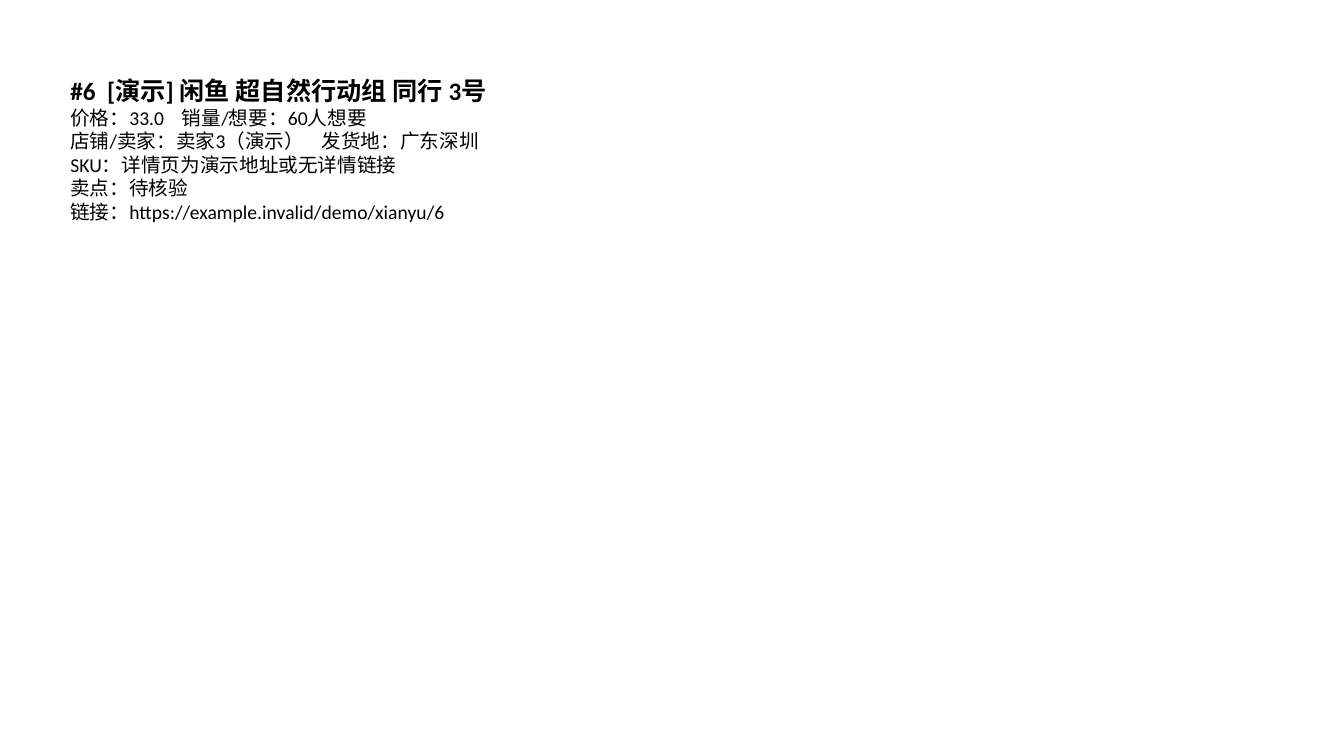
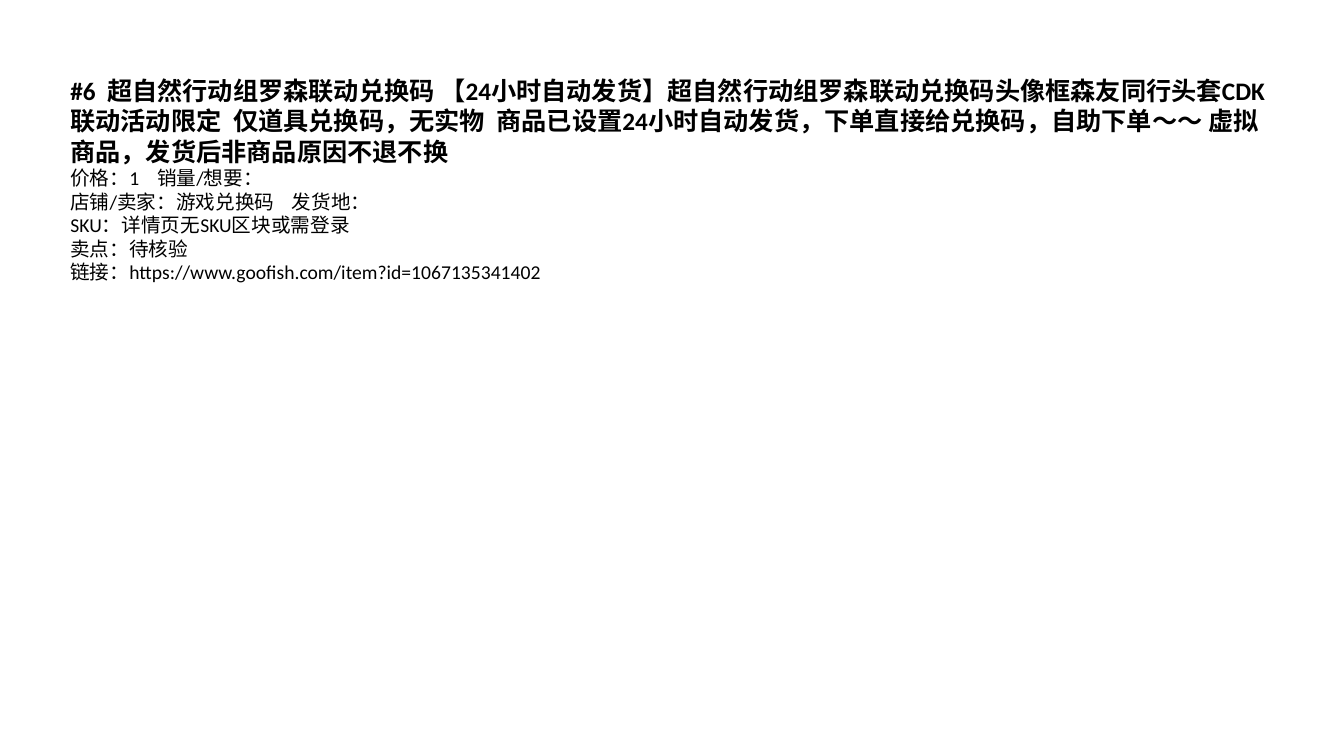
Before and after one commit to 02zhuniu-ship-it/-, a slide deck: slide 7 of archive/2026-09-30/xianyu/PPT报告/闲鱼同行爆款分析-2026-09-30.pptx. Drawn at 1344x756 pixels with LibreOffice and Linux fonts; fonts in the diff are those of the drawing. Boxes give left, top, right and bottom in pixels: in the first picture for what was removed or moved away, otherwise in the second. Text is boxed around its words. In the diff, an @@ line names an element or a change of style, - is before the commit and + after.

Commit message:
配置Apify令牌并启用真实竞品采集（淘宝+闲鱼）
- 将Apify API令牌写入config.json，云端无需加密口令即可使用云浏览器抓真实数据
- 修正Apify采集输入参数为 keywords[] + maxResultsPerKeyword/maxItems
- 调整关键词顺序，宽词在前，避免长尾词单独无结果
- 更新当日归档为真实采集数据（淘宝/闲鱼各15条）及真实商品图片、PPT

```diff
--- a/archive/2026-09-30/xianyu/PPT报告/闲鱼同行爆款分析-2026-09-30.pptx
+++ b/archive/2026-09-30/xianyu/PPT报告/闲鱼同行爆款分析-2026-09-30.pptx
@@ text at [70, 78, 1265, 234]: text changed; size 14 to 18 pt; bold on @@
-#6 [演示] 闲鱼 超自然行动组 同行 3号
-价格：33.0 销量/想要：60人想要
-店铺/卖家：卖家3（演示） 发货地：广东深圳
-SKU：详情页为演示地址或无详情链接
+#6 超自然行动组罗森联动兑换码 【24小时自动发货】超自然行动组罗森联动兑换码头像框森友同行头套CDK联动活动限定 仅道具兑换码，无实物 商品已设置24小时自动发货，下单直接给兑换码，自助下单～～ 虚拟商品，发货后非商品原因不退不换
+价格：1 销量/想要：
+店铺/卖家：游戏兑换码 发货地：
+SKU：详情页无SKU区块或需登录
@@ text at [70, 262, 540, 283]: text changed @@
-链接：https://example.invalid/demo/xianyu/6
+链接：https://www.goofish.com/item?id=1067135341402
```
Also in this commit, not shown: 10 other slides changed, 5 slides added, 42 other files.
